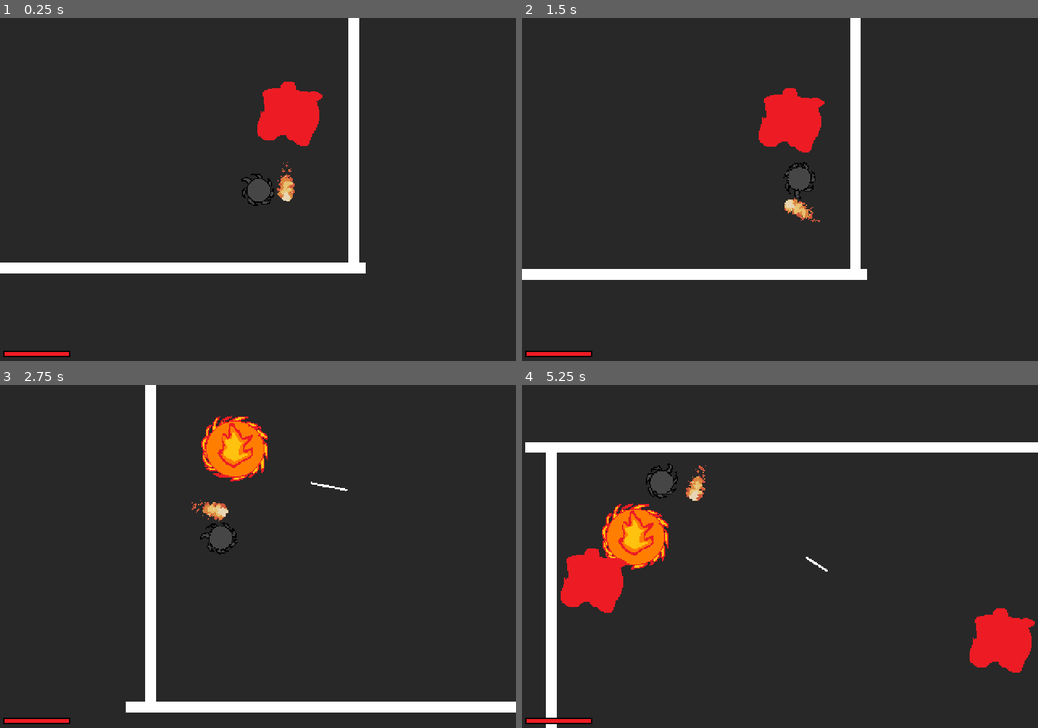
Above: before the commit, frames 1-4 (two rows, left to right).
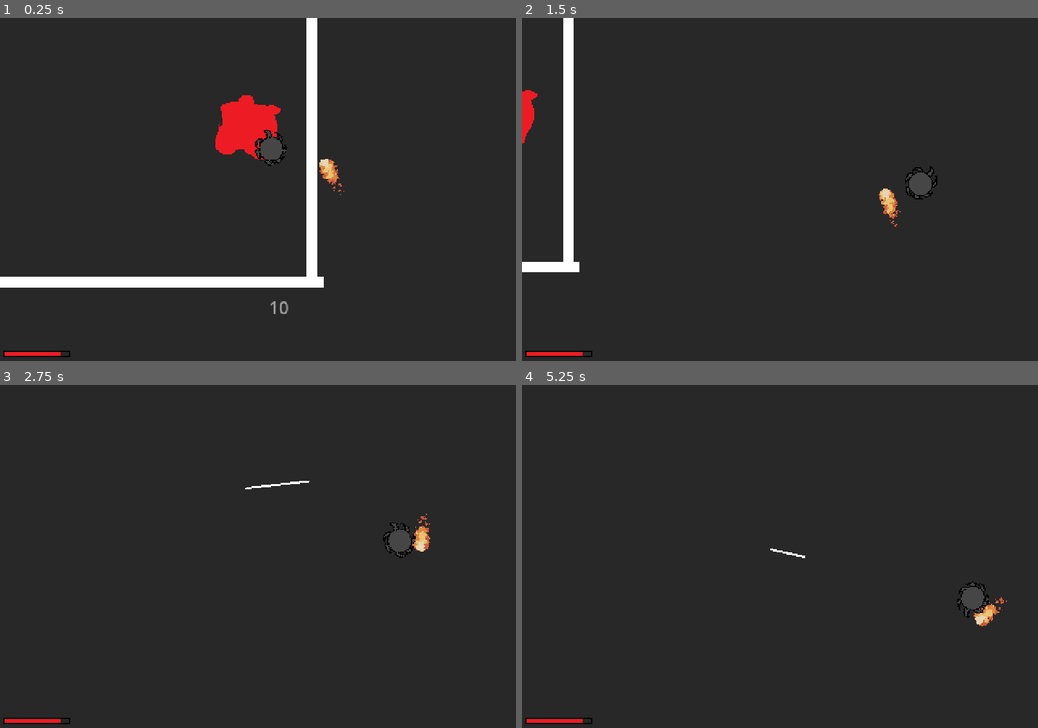
Above: after the commit, the same moments.

Repository: deltea/brj-2025
Game: Godot game, scene res://rooms/levels/fire_boss_level.tscn
Same seed, same stepped clock (60 frames per second), same inputs: the game is played once before the commit and once after it.
Inputs (mouse positions are in pixels of both pictures, inside the frame that each line leads up to):
- Up to frame 1 (0.25 s): no input
- Up to frame 2 (1.5 s): move the mouse to (893, 172) at 0.52 s; press the mouse at (893, 172) at 0.53 s; move the mouse to (676, 206) at 1.27 s; release the mouse at (676, 206) at 1.28 s; click (676, 206) at 1.35 s
- Up to frame 3 (2.75 s): move the mouse to (309, 481) at 2.02 s; press the mouse at (309, 481) at 2.03 s
- Up to frame 4 (5.25 s): move the mouse to (754, 625) at 2.77 s; release the mouse at (754, 625) at 2.78 s; click (754, 625) at 2.85 s; move the mouse to (934, 607) at 3.52 s; press the mouse at (934, 607) at 3.53 s; move the mouse to (625, 505) at 4.27 s; release the mouse at (625, 505) at 4.28 s; click (625, 505) at 4.35 s; move the mouse to (805, 556) at 5.02 s; press the mouse at (805, 556) at 5.03 s

The runs differ from the first frame. In frame 1, 11% of the frame differs, in the area x 0-71%, y 0-99%; in frame 2, 8.4%; in frame 3, 7.6%; in frame 4, 11%, in the area x 0-100%, y 16-100%.

Commit message:
Added fire sprite

Diff:
--- a/rooms/levels/fire_boss_level.tscn
+++ b/rooms/levels/fire_boss_level.tscn
@@ -38,5 +38,3 @@
 [node name="Fire Pit" parent="." index="7" instance=ExtResource("7_6x8nk")]
 position = Vector2(420, 177)
 collision_mask = 1
-fades = null
-fade_time = null
--- a/rooms/levels/test_level.tscn
+++ b/rooms/levels/test_level.tscn
@@ -7,6 +7,8 @@
 [ext_resource type="PackedScene" uid="uid://hs4jyaqetvdb" path="res://scenes/enemies/example_enemy.tscn" id="4_wodb3"]
 [ext_resource type="PackedScene" uid="uid://bojhr0psvqjli" path="res://scenes/HUD/hud.tscn" id="5_5n3ta"]
 
+[sub_resource type="CanvasItemMaterial" id="CanvasItemMaterial_ime3s"]
+
 [node name="TestLevel" instance=ExtResource("1_nfnad")]
 
 [node name="Player" parent="." index="0" instance=ExtResource("2_av0wu")]
@@ -14,6 +16,7 @@
 position = Vector2(275, 213)
 
 [node name="Example Item" parent="Player" index="4" instance=ExtResource("3_npjtm")]
+material = SubResource("CanvasItemMaterial_ime3s")
 position = Vector2(7, -24)
 collision_layer = 1
 rotation_speed_mult = 0.1
--- a/scenes/enemies/Bosses/FireBoss/Fire_boss.tscn
+++ b/scenes/enemies/Bosses/FireBoss/Fire_boss.tscn
@@ -5,18 +5,18 @@
 [ext_resource type="Script" path="res://scripts/states/Boss States/Fire Boss/BossMinisLaunch.gd" id="3_28nse"]
 [ext_resource type="PackedScene" uid="uid://d4bpo4o8k6fif" path="res://scenes/enemies/Bosses/FireBoss/fire_mini.tscn" id="4_0fhqy"]
 [ext_resource type="Script" path="res://scripts/states/Boss States/Fire Boss/BossStill.gd" id="4_eomtf"]
-[ext_resource type="Texture2D" uid="uid://dusgvjfx0r55f" path="res://assets/Sprites/EnemySprites/PlaceHolderFireBoss.png" id="6_7233i"]
 [ext_resource type="Script" path="res://scripts/states/Boss States/Fire Boss/BossPitThrow.gd" id="6_nxu03"]
 [ext_resource type="PackedScene" uid="uid://07smuk2pp7s5" path="res://scenes/environment/fire_pit.tscn" id="7_gya7b"]
+[ext_resource type="Texture2D" uid="uid://desnbtnnnidpi" path="res://assets/Sprites/EnemySprites/pixil-frame-0 (2).png" id="8_odmoh"]
 
 [sub_resource type="CircleShape2D" id="CircleShape2D_5mrj8"]
-radius = 29.1548
+radius = 286.044
 
 [sub_resource type="SpriteFrames" id="SpriteFrames_p7dgf"]
 animations = [{
 "frames": [{
 "duration": 1.0,
-"texture": ExtResource("6_7233i")
+"texture": ExtResource("8_odmoh")
 }],
 "loop": true,
 "name": &"default",
Not shown: 1 places in rooms/levels/test_level.tscn that only renumber resources
